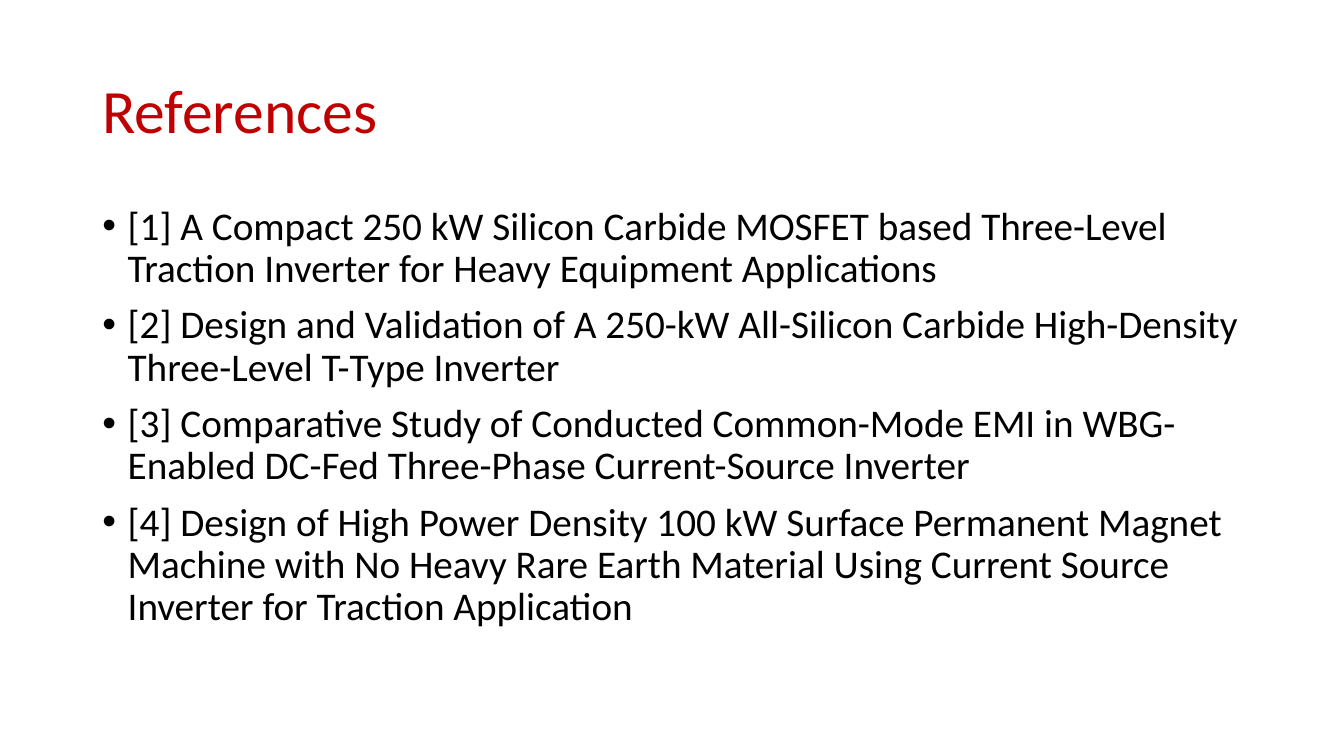
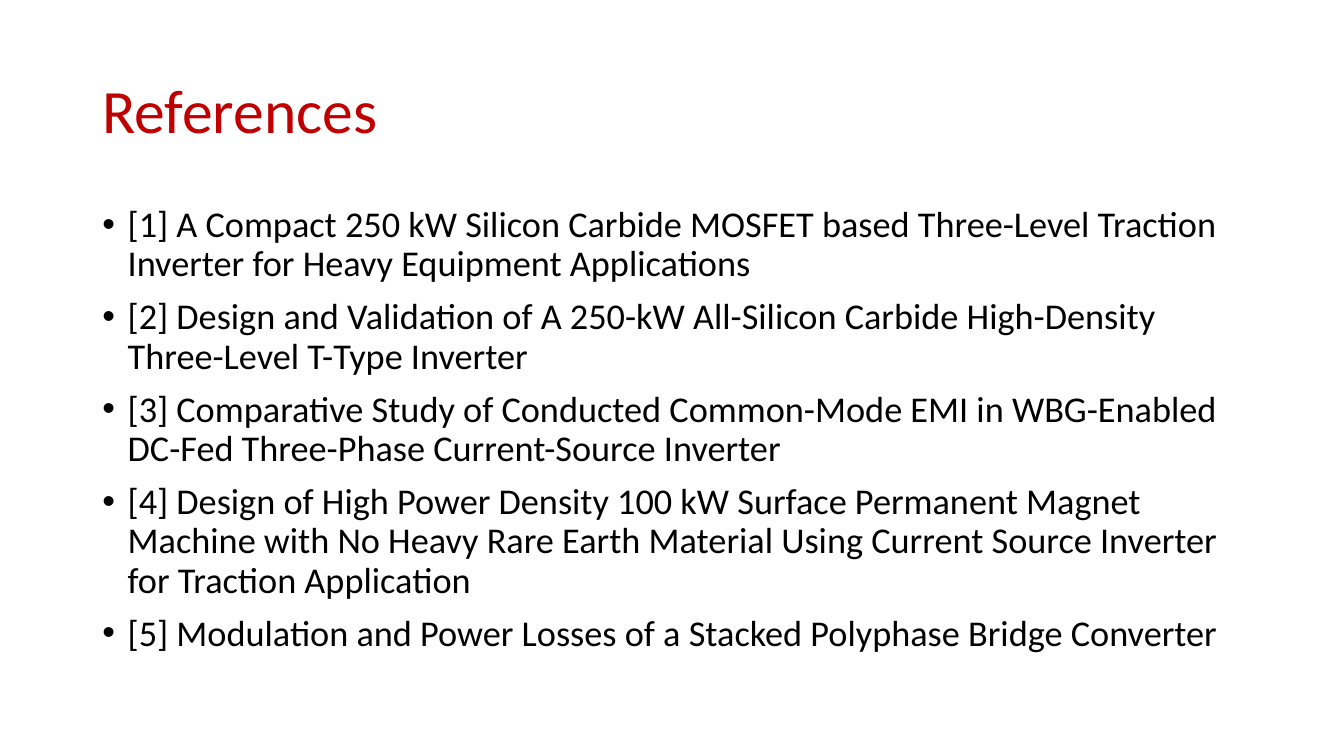
Before and after one commit to EnesAyaz/KTH, a slide deck: slide 11 of Weekly-Reports/InverterDesignConsideration.pptx (slide 10 before the commit). Drawn at 1344x756 pixels with LibreOffice and Linux fonts; fonts in the diff are those of the drawing. Boxes give left, top, right and bottom in pixels: in the first picture for what was removed or moved away, otherwise in the second. Text is boxed around its words. In the diff, an @@ line names an element or a change of style, - is before the commit and + after.

```diff
--- a/Weekly-Reports/InverterDesignConsideration.pptx
+++ b/Weekly-Reports/InverterDesignConsideration.pptx
@@ text at (128, 210, 1217, 599): size 28 to 25.9 pt in "[1] A Compact 250 kW Silicon Carbide ...", "[2] Design and Validation of A 250-kW ...", "[3] Comparative Study of Conducted Common-Mode EMI ...", "[4] Design of High Power Density 100 ..." @@
@@ text at (128, 619, 1217, 653): paragraph added @@
+• [5] Modulation and Power Losses of a Stacked Polyphase Bridge Converter
```
Also in this commit, not shown: 5 other slides changed, 2 slides added, 1 slide removed, 1 other file.
